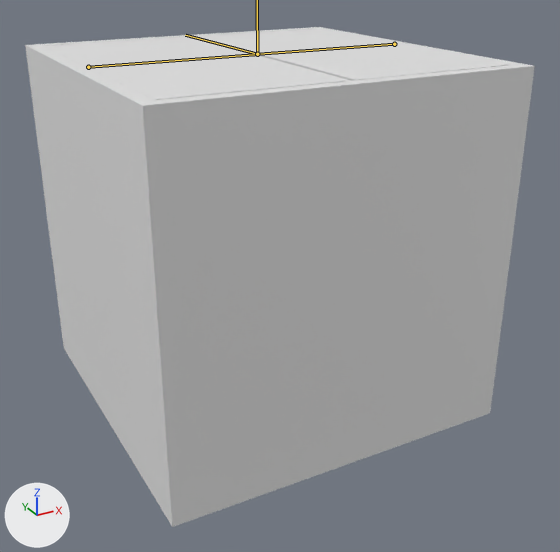
One commit to the glTF model exports/trapdoor.gltf: the scene before it, then after it.
Rendered twice from a 50 mm lens placed at (-1.96, -3.8, 0.58), pointed at (0.05, -0.15, -1.24). Every picture has the same lights, and +X, +Y and +Z are marked at lower left. The bones that bend it are drawn over the model as lines.
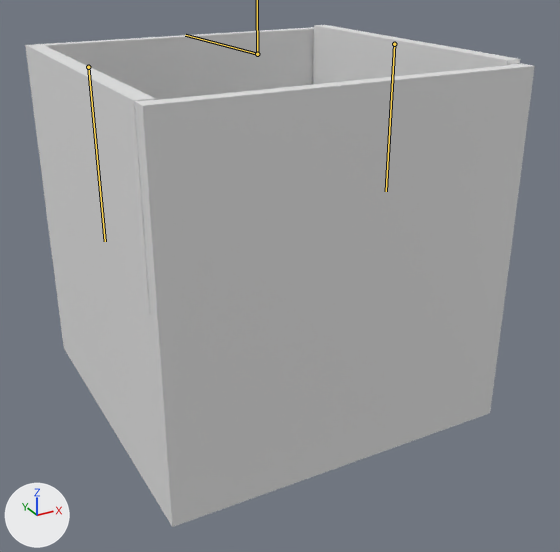
The newer file adds an action. The first version stands in its rest pose; the second is drawn at frame 1 of the action 'close_doors'.

What differs and where, as boxes [x1, y1, x2, y2] in the pictures (560 x 552 px):
'Cube', posed
    before: [25, 27, 535, 527]
    after: [25, 25, 535, 527]
bone 'door_l', root to tip
    before: (394, 44) to (257, 54)
    after: (394, 44) to (386, 191)
bone 'door_r', root to tip
    before: (88, 67) to (255, 54)
    after: (88, 67) to (105, 241)

The edits, one by one:
Bone 'door_l' (bone_door_l) turns from (0, 0, 0) to (0, 0, 90) degrees about its own x, y and z.
Bone 'door_r' (bone_door_r) turns from (0, 0, 0) to (90, 0, 0) degrees about its own x, y and z.
